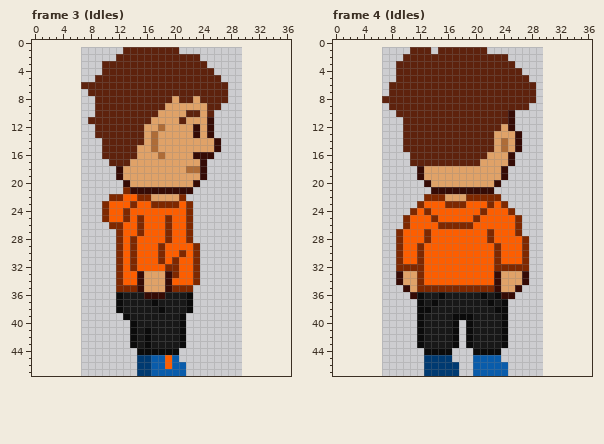
File history of a pixel-art file, WIP/Characters/GabeNew.aseprite. The first picture shows the starting point.
23x47 pixels, 36 frames. Shown: frame 3 (Idles), frame 4 (Idles). The old version is drawn lined up with the new one, on the new canvas. The commit also changed other frames, which this record leaves out.
Now the later version:
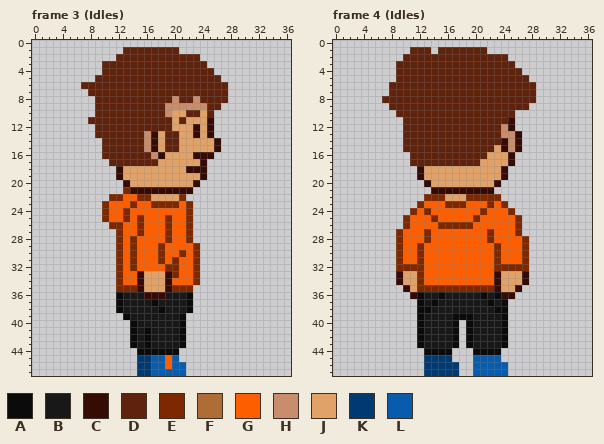
Palette (. is transparent): A #0b0b0b  B #181818  C #350b05  D #5e220d  E #7e2800  F #ae6c37  G #fd5e00  H #c88d6c  J #e0a268  K #003a71  L #095cab
Edits made:
canvas 23x47 -> 37x48, the old top-left corner now at 7,1
--- frame 3 (Idles)
@@ x 12..26 @@
  7 DDDDDDDDDDDDDDD
- 8 DDDDDDDDJDDJDDD
- 9 DDDDDDDJJJJJJDD
-10 DDDDDDJJJJDDJD.
-11 DDDDDJJJJDJJJC.
-12 DDDDJJFJJJJCJC.
-13 DDDDJFJJJJJCJC.
-14 DDDDJFJJJJJJJJC
-15 DDDJJFJJJJJJJJC
-16 DDDJJJFJJJJCCC.
-17 DDJJJJJJJJJJC..
-18 CJJJJJJJJJFFC..
+ 8 DDDDDDDDHDDHDDD
+ 9 DDDDDDDHHHHHHDD
+10 DDDDDDDHJJDDJD.
+11 DDDDDDDDJDJJJC.
+12 DDDDDDDDJJJCJC.
+13 DDDDHCJDDJJCJC.
+14 DDDDHCJDDJJJJJC
+15 DDDDHCJDDJJJJJC
+16 DDDDDHCJJJJCCC.
+17 DDDDDDJJJJJJC..
+18 CJJJJJJJJJCCC..
 19 CJJJJJJJJJJJC..
--- frame 4 (Idles)
@@ x 21..27 @@
  9 DDDDDDD
-10 DDDDC..
+10 DDDDD..
 11 DDDDC..
-12 DDDJC..
-13 DDJJJC.
-14 DDJFJC.
-15 DDJFJC.
+12 DDDHC..
+13 DDDHHC.
+14 DDDCHC.
+15 DDJCHC.
 16 DJJJC..
Pixel boxes of the changes (left, top, right, bottom) in both pictures:
changed: (130, 96, 207, 173)
changed: (494, 110, 515, 152)
